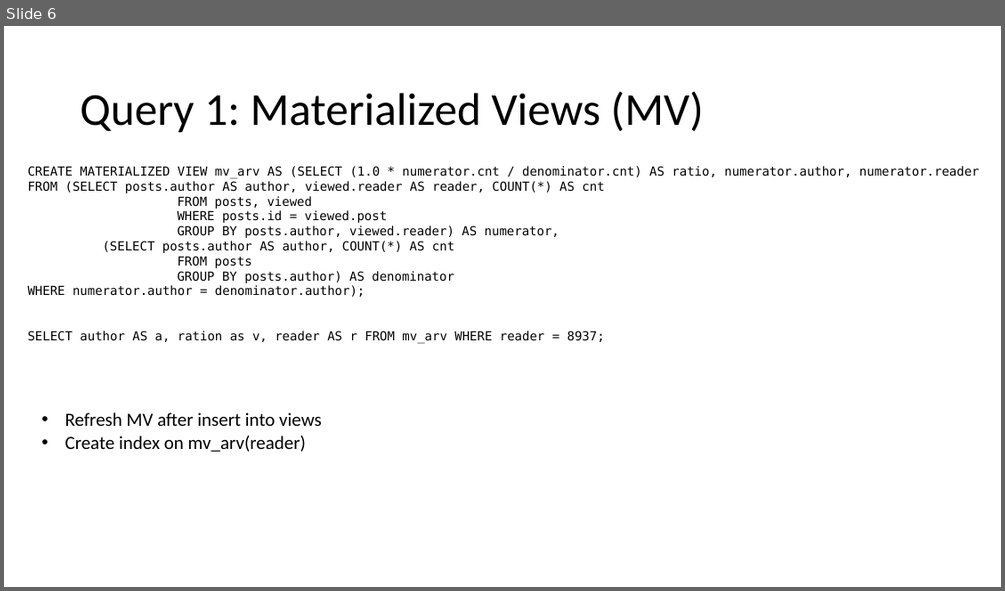
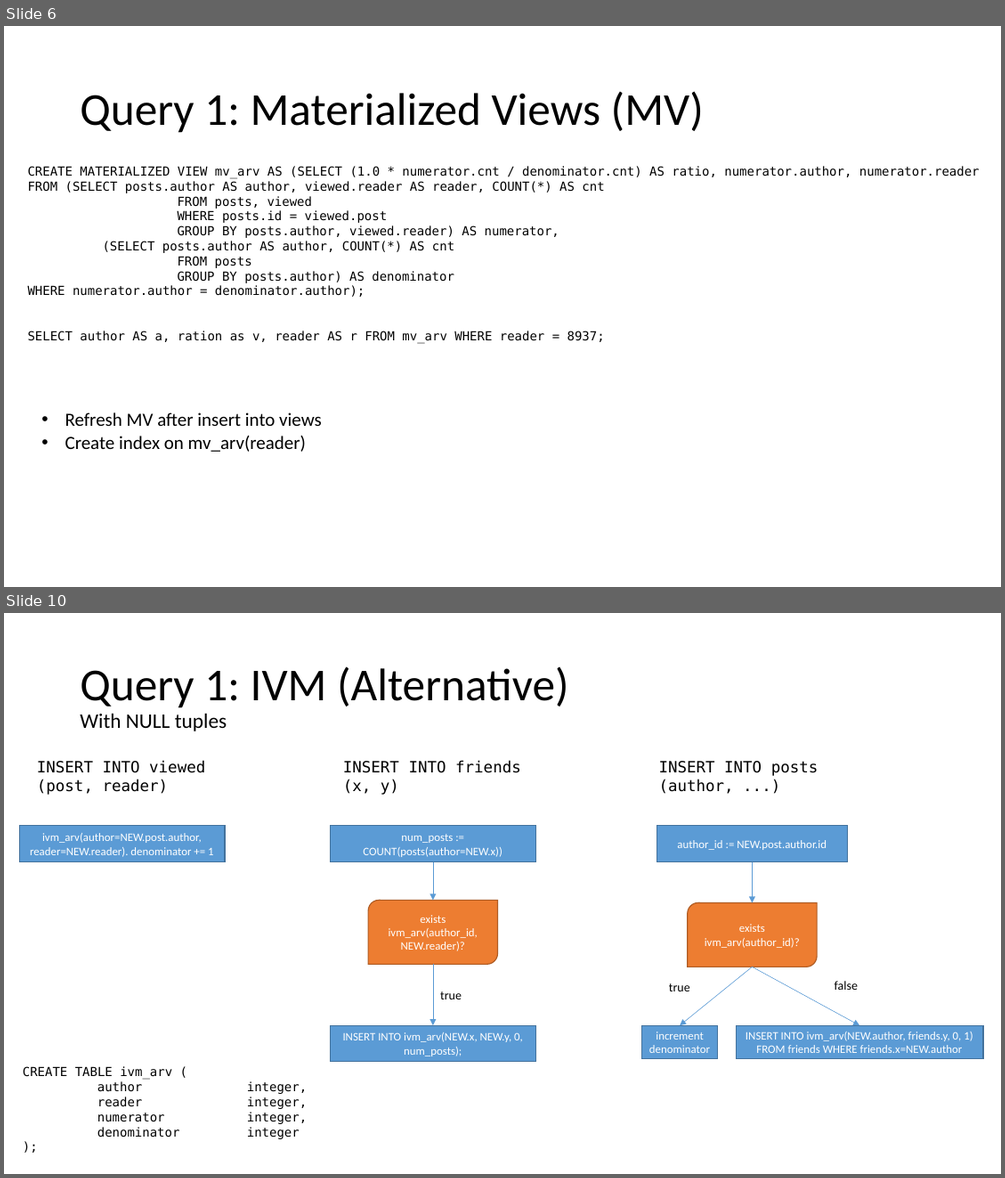
Before and after one commit to matthias-springer/cse190-database-analytics, a slide deck: presentation/presentation.pptx. Shown one above the other, each under a label of ours: slide 6 before the commit, slides 6 and 10 after it; the slides between them are not shown. The pictures are 1005x591 and 1005x1178 pixels, drawn with LibreOffice and Linux fonts; fonts in the diff are those of the drawing. Boxes give left, top, right and bottom in pixels: in the first picture for what was removed or moved away, otherwise in the second. Text is boxed around its words. In the diff, an @@ line names an element or a change of style, - is before the commit and + after.

```diff
--- a/presentation/presentation.pptx
+++ b/presentation/presentation.pptx
@@ slide 10 added at <box>4,613,1001,1174</box>, background #FFFFFF @@
@@ title added at <box>80,666,568,731</box>, 44 pt, text #000000 @@
+Query 1: IVM (Alternative)
+With NULL tuples
@@ text added at <box>37,760,205,795</box>, 15 pt, text #000000 @@
+INSERT INTO viewed
+(post, reader)
@@ text added at <box>343,760,521,795</box>, 15 pt, text #000000 @@
+INSERT INTO friends
+(x, y)
@@ text added at <box>659,761,818,794</box>, 15 pt, text #000000 @@
+INSERT INTO posts
+(author, ...)
@@ rectangle added at <box>19,826,225,862</box>, fill #5B9BD5, outline #43739E 1 pt, 11 pt, text #FFFFFF @@
+ivm_arv(author=NEW.post.author, reader=NEW.reader). denominator += 1
@@ rectangle added at <box>330,826,535,862</box>, fill #5B9BD5, outline #43739E 1 pt, 11 pt, text #FFFFFF @@
+num_posts := COUNT(posts(author=NEW.x))
@@ rectangle added at <box>657,826,848,862</box>, fill #5B9BD5, outline #43739E 1 pt, 11 pt, text #FFFFFF @@
+author_id := NEW.post.author.id
@@ arrow added from (433, 862) to (433, 900), #5B9BD5 0.5 pt @@
@@ arrow added from (752, 862) to (752, 902), #5B9BD5 0.5 pt @@
@@ round diag rect added at <box>368,900,498,965</box>, fill #ED7D31, outline #AF5C24 1 pt, 11 pt, text #FFFFFF @@
+exists ivm_arv(author_id, NEW.reader)?
@@ round diag rect added at <box>688,902,817,966</box>, fill #ED7D31, outline #AF5C24 1 pt, 11 pt, text #FFFFFF @@
+exists ivm_arv(author_id)?
@@ arrow added from (433, 964) to (433, 1025), #5B9BD5 0.5 pt @@
@@ text added at <box>669,983,690,991</box>, 12 pt, text #000000 @@
+true
@@ arrow added from (752, 966) to (680, 1025), #5B9BD5 0.5 pt @@
@@ arrow added from (752, 966) to (859, 1025), #5B9BD5 0.5 pt @@
@@ text added at <box>834,981,858,989</box>, 12 pt, text #000000 @@
+false
@@ text added at <box>440,991,461,999</box>, 12 pt, text #000000 @@
+true
@@ rectangle added at <box>330,1025,535,1062</box>, fill #5B9BD5, outline #43739E 1 pt, 11 pt, text #FFFFFF @@
+INSERT INTO ivm_arv(NEW.x, NEW.y, 0, num_posts);
@@ rectangle added at <box>642,1025,718,1058</box>, fill #5B9BD5, outline #43739E 1 pt, 11 pt, text #FFFFFF @@
+increment denominator
@@ rectangle added at <box>736,1025,984,1058</box>, fill #5B9BD5, outline #43739E 1 pt, 11 pt, text #FFFFFF @@
+INSERT INTO ivm_arv(NEW.author, friends.y, 0, 1) FROM friends WHERE friends.x=NEW.author
@@ text added at <box>23,1066,307,1137</box>, 12 pt, text #000000 @@
+CREATE TABLE ivm_arv (
+author integer,
+reader integer,
+numerator integer,
+denominator integer
+);
```
Also in this commit, not shown: 16 slides changed, 10 other slides added, 2 slides removed.
